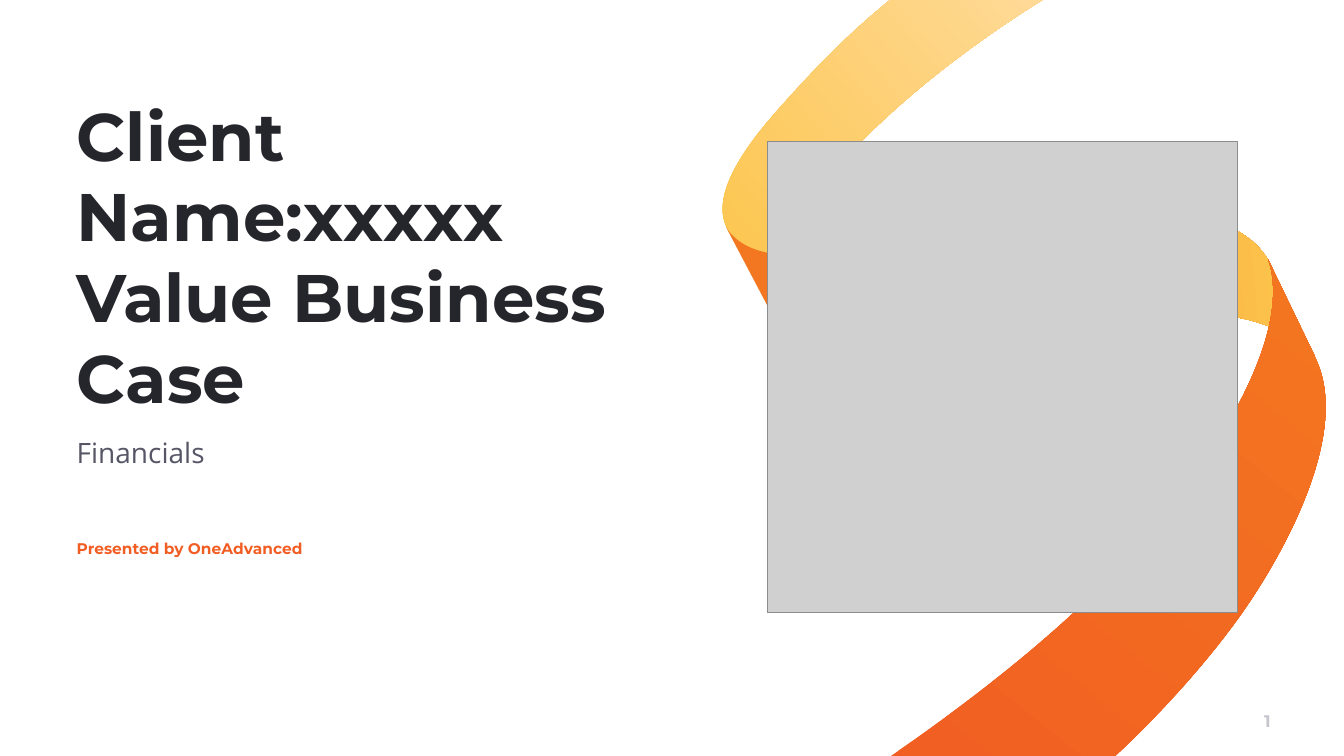
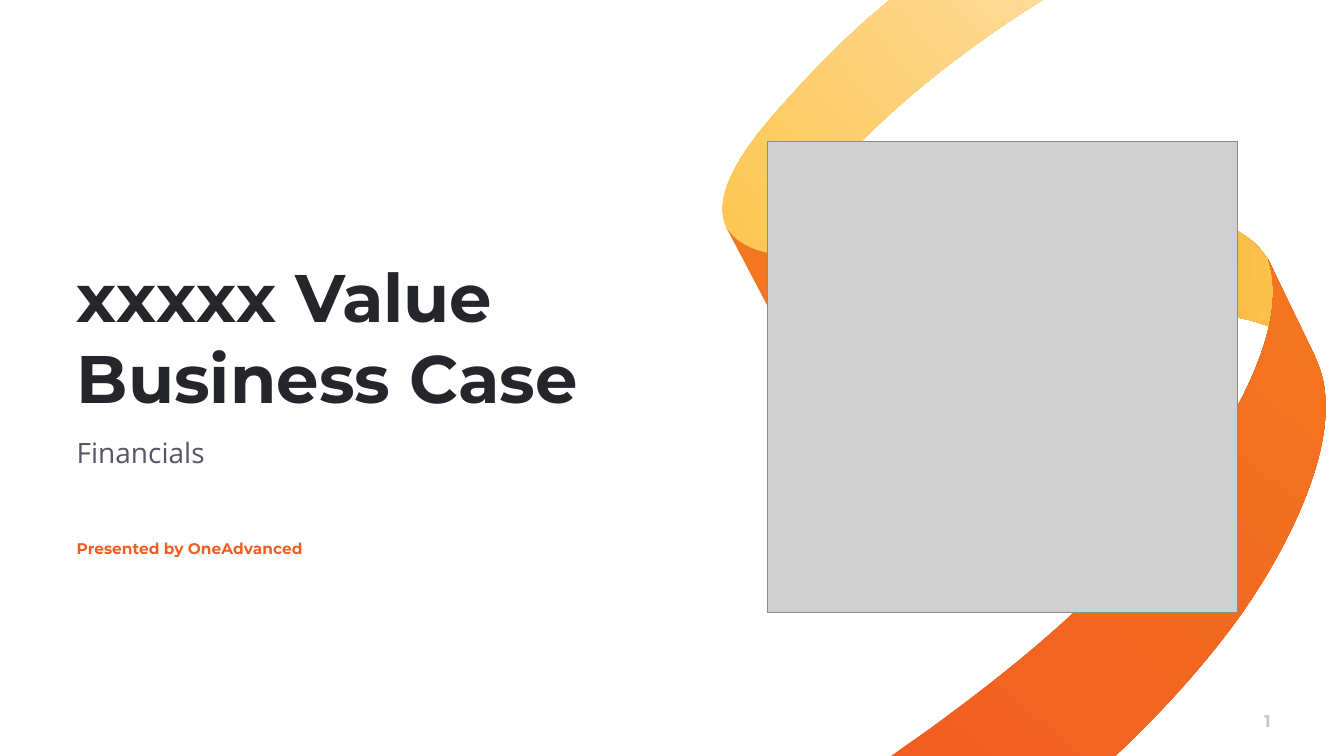
Before and after one commit to muratozdemirpiblo/ppt-api, a slide deck: slide 1 of output.pptx. Drawn at 1344x756 pixels with LibreOffice and Linux fonts; fonts in the diff are those of the drawing; grey boxes stand for pictures; background and template pictures are left out. Boxes give left, top, right and bottom in pixels: in the first picture for what was removed or moved away, otherwise in the second. Text is boxed around its words. In the diff, an @@ line names an element or a change of style, - is before the commit and + after.

```diff
--- a/output.pptx
+++ b/output.pptx
@@ title at [77, 272, 578, 404]: text changed @@
-Client Name:xxxxx Value Business Case
+xxxxx Value Business Case
```
Also in this commit, not shown: 2 other slides changed, 2 other files.
